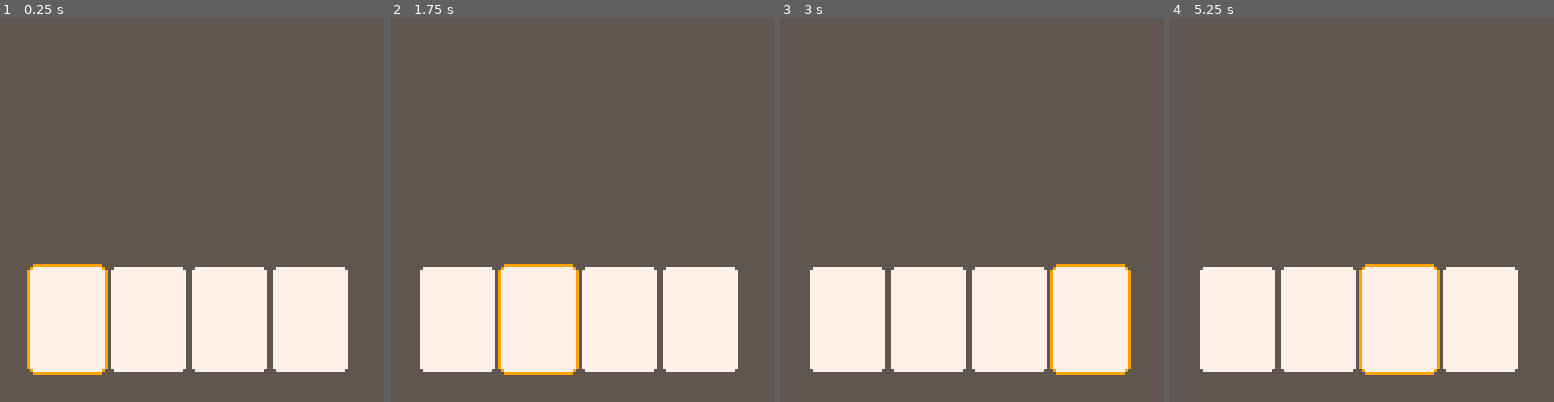
Above: before the commit, frames 1-4 (left to right).
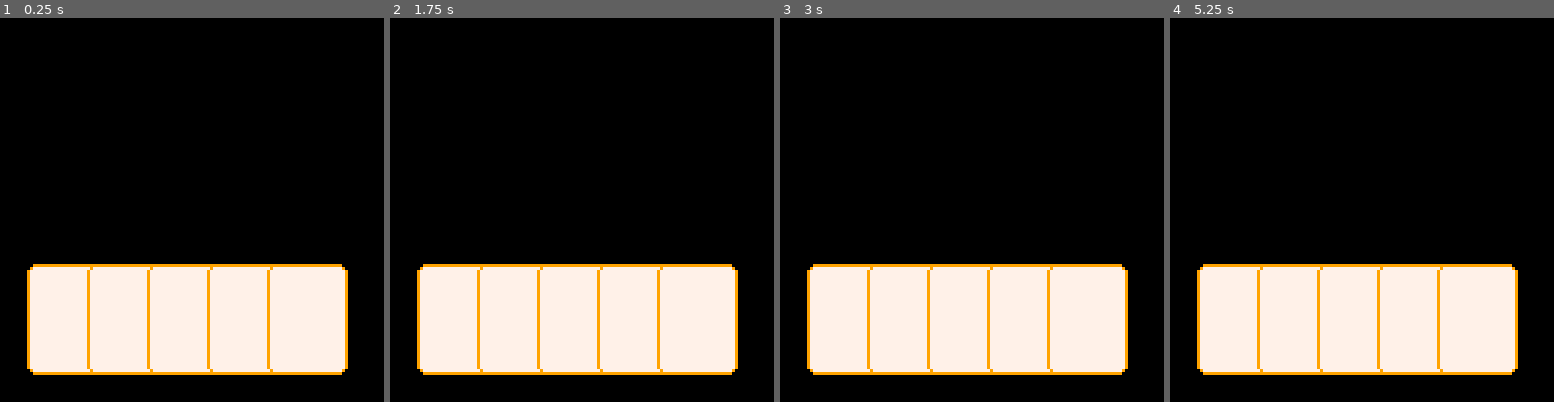
Above: after the commit, the same moments.

Repository: imkittydotcom/p8bj
Game: PICO-8 cartridge p8bj.p8
The game is run twice, just before and just after one commit, with the same random seed, the same clock (stepped at 60 frames per second) and the same inputs.
Inputs:
- Up to frame 1 (0.25 s): no input
- Up to frame 2 (1.75 s): hold Right from 1.6 s (still down)
- Up to frame 3 (3 s): release Right at 2.1 s; hold Right from 2.47 s (still down)
- Up to frame 4 (5.25 s): release Right at 3.03 s; hold Left 3.08-3.58 s; hold Right 4.02-4.68 s; hold Left from 5.08 s (still down)

The runs differ from the first frame. In frame 1, 79% of the frame differs, in the area x 0-100%, y 0-100%; in frame 2, 79%; in frame 3, 79%; in frame 4, 79%.

Commit message:
remove card selection

Diff:
--- a/p8bj.p8
+++ b/p8bj.p8
@@ -66,53 +66,37 @@
 -- game state
 
 -- player's hand
-selected_card=0
-held_cards=4
+held_cards=5
 
 -- constants
 card_size=vec(25,35)
 card_half=card_size/2
 card_offset=vec(3,2)
-held_card_offset=card_size.x+2
+held_card_offset=card_size.x-5
 -->8
 -- game loop
 function _init()
 end
 
 function _update()
- update_player_hand()
 end
 
 function _draw()
- cls(5)
+ cls(0)
  draw_player_hand()
 end
 -->8
 -- cards
-function update_player_hand()
- if btnp(0) then
-  selected_card=max(0,selected_card-1)
- end
- if btnp(1) then
-  selected_card=min(held_cards-1,selected_card+1)
- end
-end
-
 function draw_player_hand()
  for i=0,held_cards-1 do
   draw_card(vec(10+i*held_card_offset,
-            128-10-card_size.y),
-            selected_card==i)
+            128-10-card_size.y))
  end
 end
 
 function draw_card(_pos,_outline)
- if not _outline then
-  palt(9,true)
- end
  vspr(0,_pos-card_offset,
       4,5)
- palt(9,false)
 end
 __gfx__
 0000000000000000000000000000000000300000880880000ccc000000a000007700000077700000000000000000000000000000000000000000000000000000
